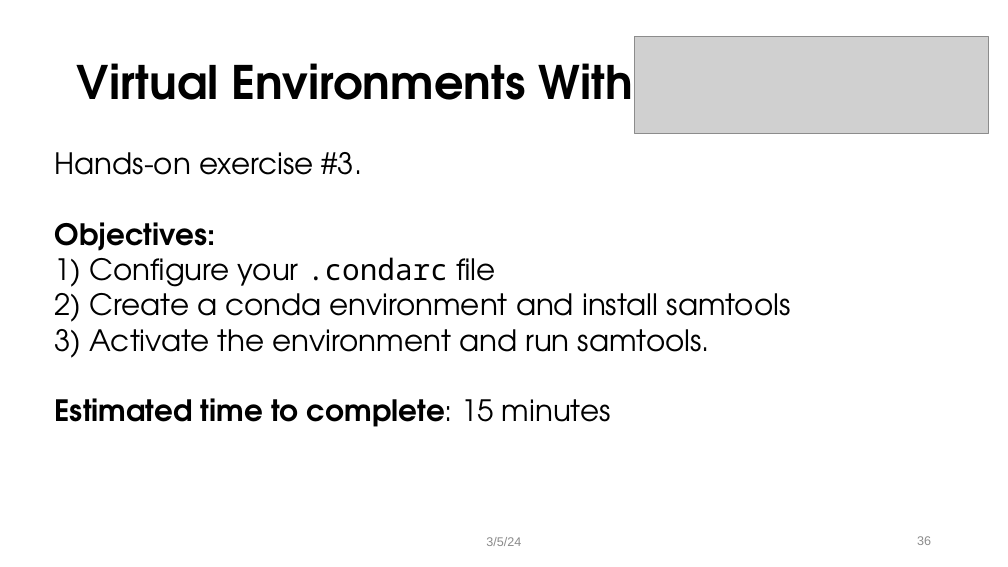
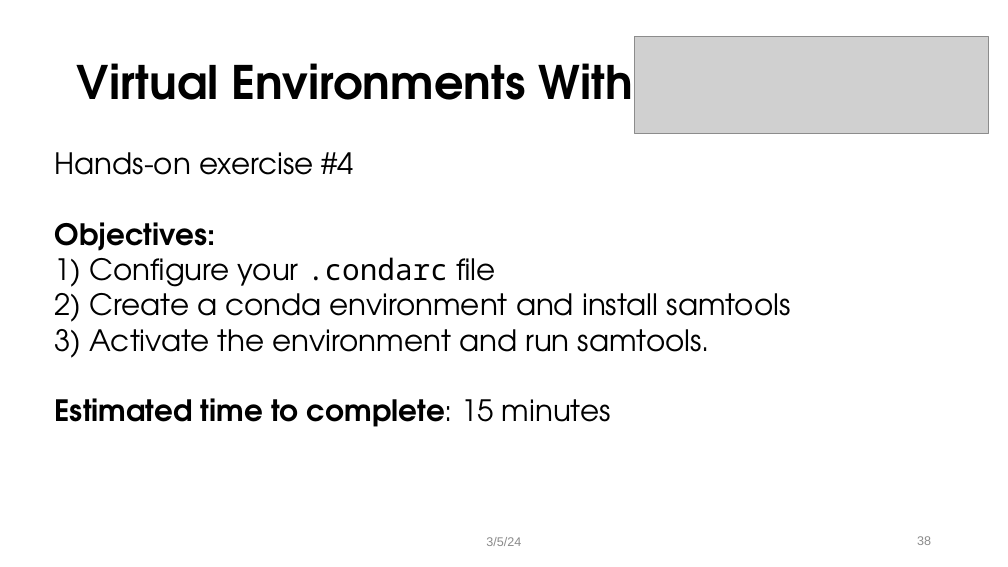
Before and after one commit to ResearchComputing/alpine_software_techlab, a slide deck: slide 38 of alpine_software_techlab.pptx (slide 36 before the commit). Drawn at 1008x567 pixels with LibreOffice and Linux fonts; fonts in the diff are those of the drawing; grey boxes stand for pictures; background and template pictures are left out. Boxes give left, top, right and bottom in pixels: in the first picture for what was removed or moved away, otherwise in the second. Text is boxed around its words. In the diff, an @@ line names an element or a change of style, - is before the commit and + after.

```diff
--- a/alpine_software_techlab.pptx
+++ b/alpine_software_techlab.pptx
@@ text at [55, 152, 355, 175]: text changed @@
-Hands-on exercise #3.
+Hands-on exercise #4
```
Also in this commit, not shown: 6 other slides changed, 2 slides added, 3 other files.
